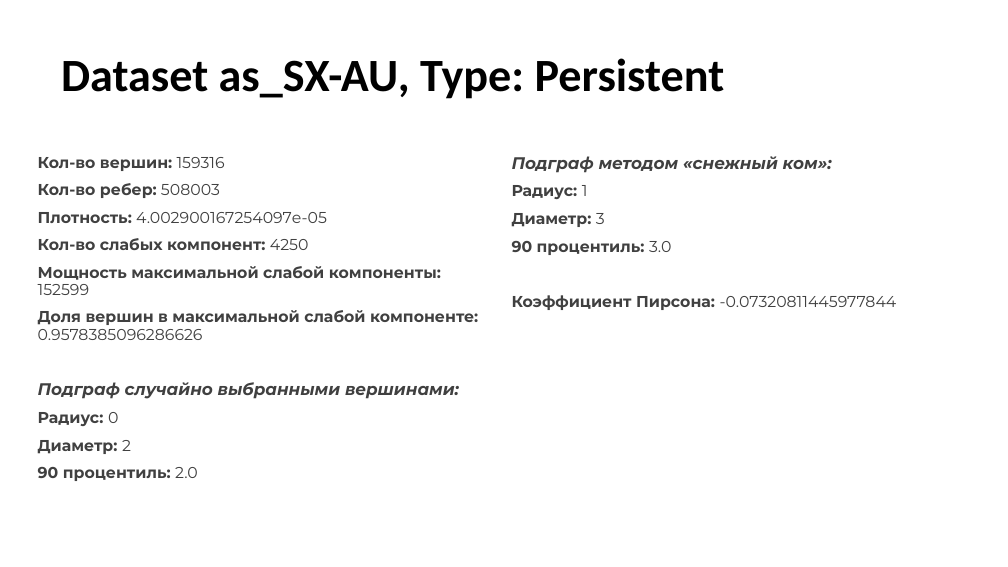
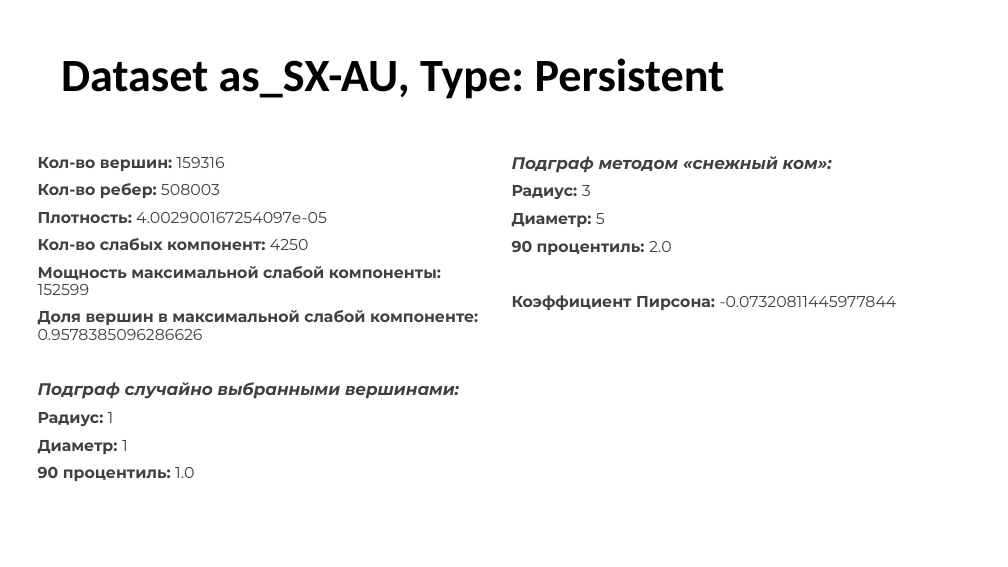
Before and after one commit to answerIII/GraphTheory2022-2023, a slide deck: slide 15 of grafy.pptx. Drawn at 1008x567 pixels with LibreOffice and Linux fonts; fonts in the diff are those of the drawing. Boxes give left, top, right and bottom in pixels: in the first picture for what was removed or moved away, otherwise in the second. Text is boxed around its words. In the diff, an @@ line names an element or a change of style, - is before the commit and + after.

```diff
--- a/grafy.pptx
+++ b/grafy.pptx
@@ text at (512,185,672,255): text changed @@
-Радиус: 1
-Диаметр: 3
-90 процентиль: 3.0
+Радиус: 3
+Диаметр: 5
+90 процентиль: 2.0
@@ text at (38,412,194,481): text changed @@
-Радиус: 0
-Диаметр: 2
-90 процентиль: 2.0
+Радиус: 1
+Диаметр: 1
+90 процентиль: 1.0
```
Also in this commit, not shown: 2 other slides changed, 8 other files.
